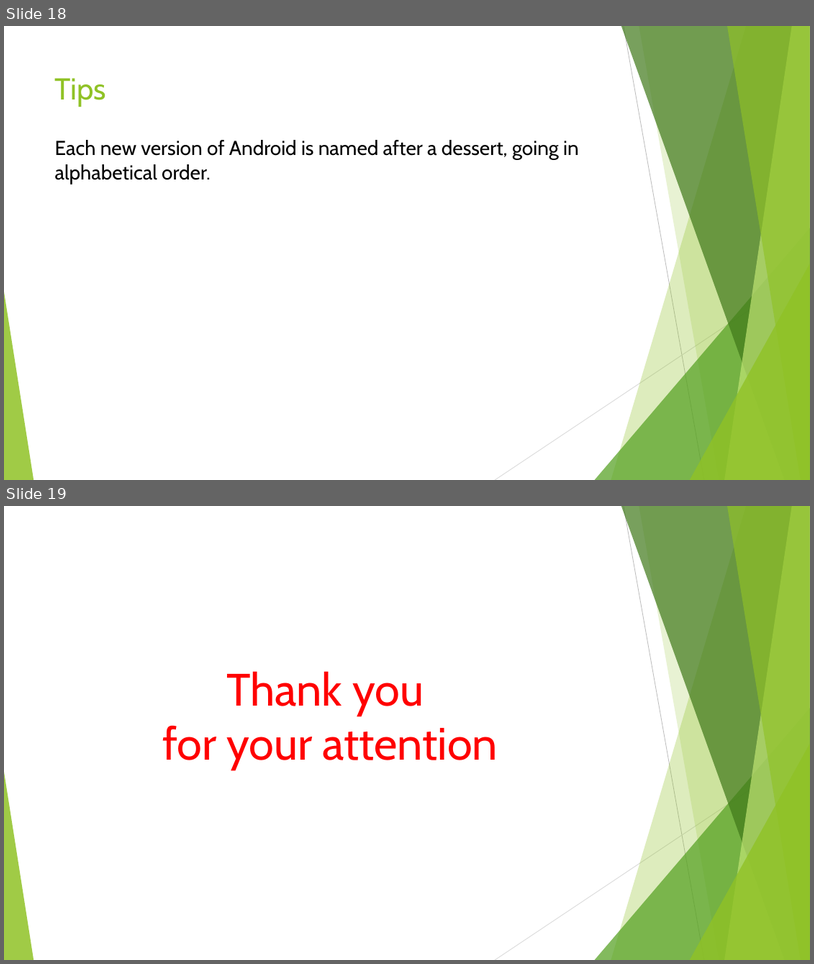
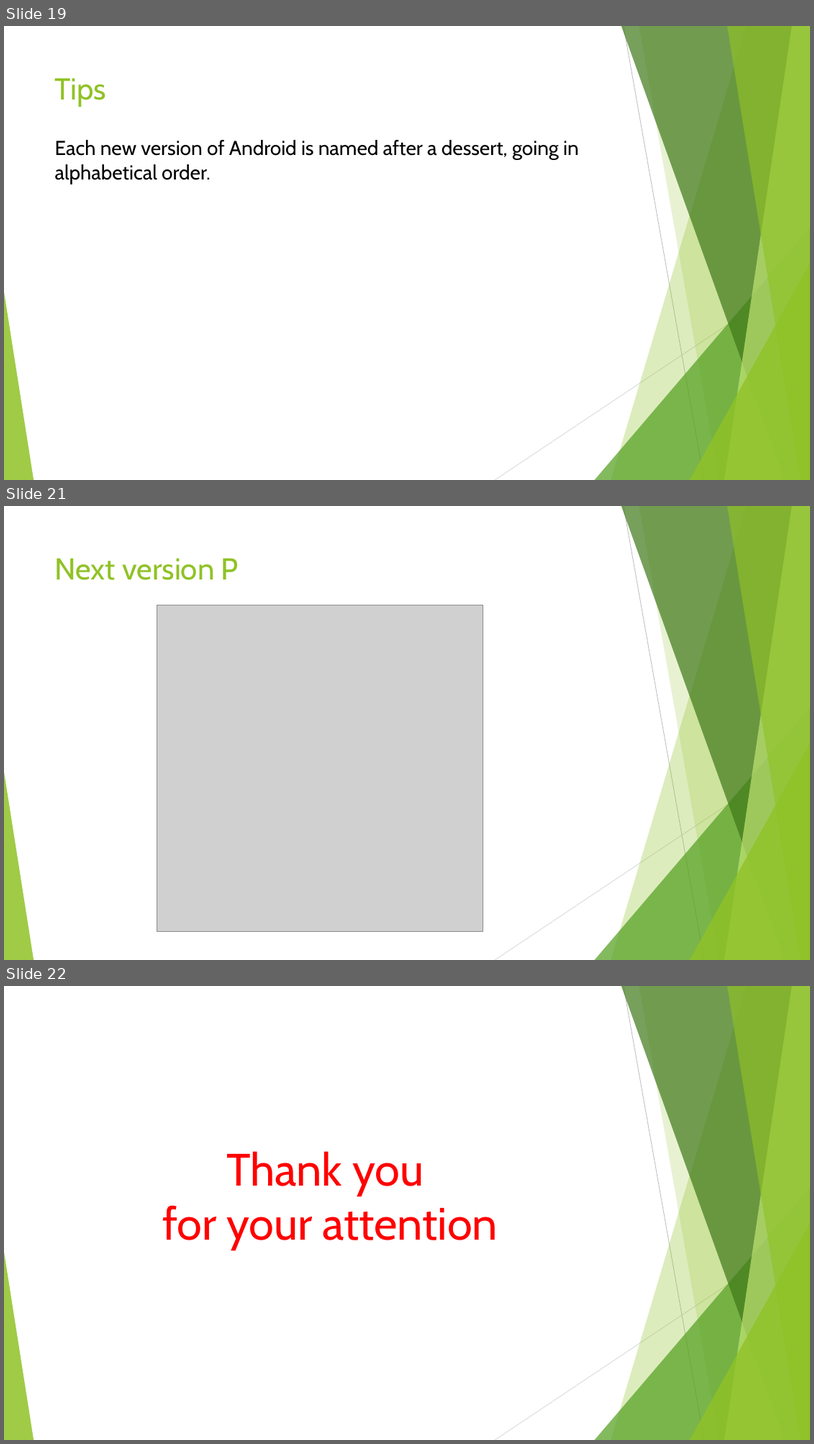
Before and after one commit to adhamkhwaldeh/newAndroidCourse, a slide deck: Lectures/00-Introductions.pptx. Shown one above the other, each under a label of ours: slides 18 and 19 before the commit, slides 19, 21 and 22 after it; the slides between them are not shown. The pictures are 814x964 and 814x1444 pixels, drawn with LibreOffice and Linux fonts; fonts in the diff are those of the drawing; grey boxes stand for pictures. Boxes give left, top, right and bottom in pixels: in the first picture for what was removed or moved away, otherwise in the second. Text is boxed around its words. In the diff, an @@ line names an element or a change of style, - is before the commit and + after.

```diff
--- a/Lectures/00-Introductions.pptx
+++ b/Lectures/00-Introductions.pptx
@@ slide 21 added at (4, 506, 810, 960), background #FFFFFF; not listed: 10 template elements that a slide beside it also shows @@
@@ title added at (55, 558, 239, 580), 36 pt, text #90C226 @@
+Next version P
@@ picture added at (157, 605, 483, 932) @@
@@ what was slide 18 is now slide 19 @@
@@ what was slide 19 is now slide 22 @@
```
Also in this commit, not shown: 4 slides changed, 2 other slides added, 4 other files.
